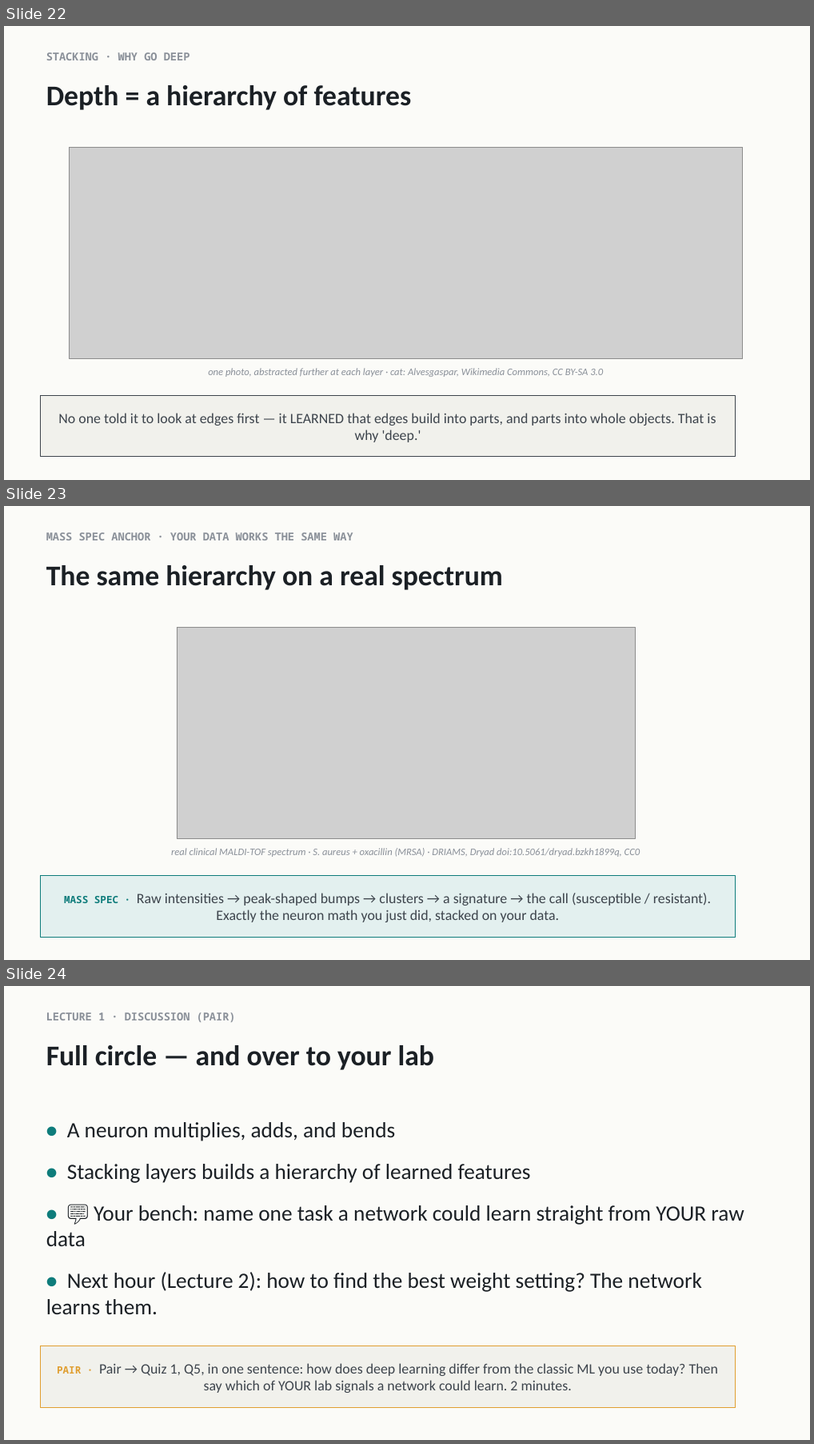
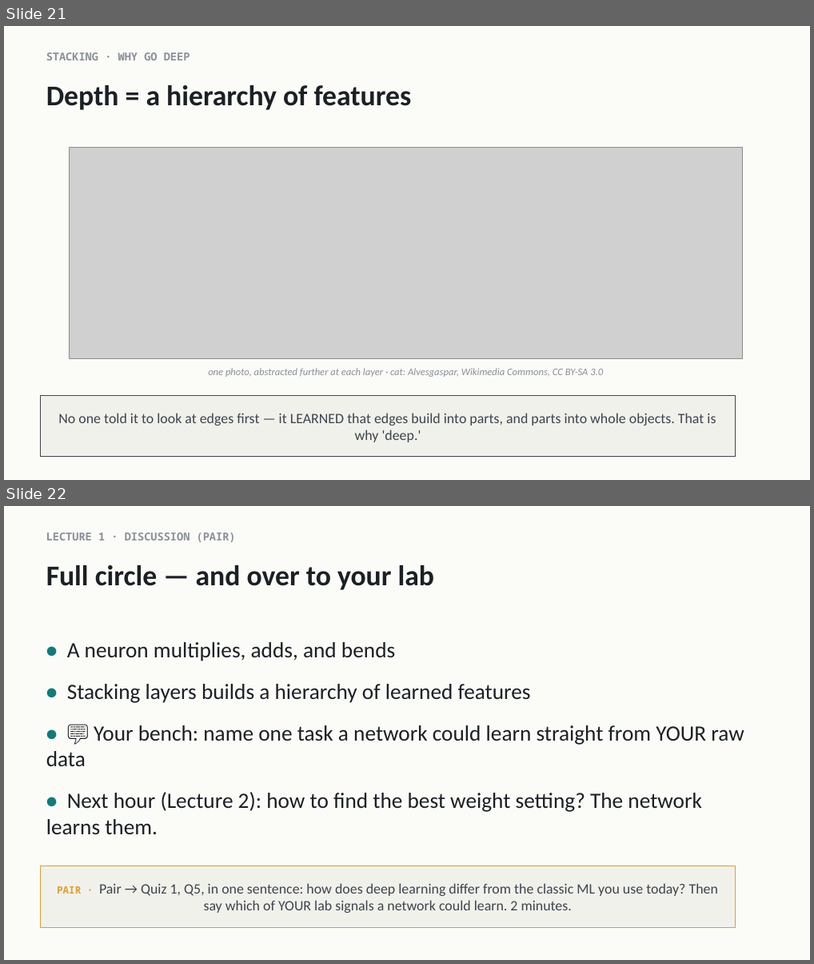
Before and after one commit to indigobio/msacl_dl_course, a slide deck: slides/pptx/lecture01_intro.pptx. Shown one above the other, each under a label of ours: slides 22, 23 and 24 before the commit, slides 21 and 22 after it. The pictures are 814x1444 and 814x964 pixels, drawn with LibreOffice and Linux fonts; fonts in the diff are those of the drawing; grey boxes stand for pictures. Boxes give left, top, right and bottom in pixels: in the first picture for what was removed or moved away, otherwise in the second. Text is boxed around its words. In the diff, an @@ line names an element or a change of style, - is before the commit and + after.

```diff
--- a/slides/pptx/lecture01_intro.pptx
+++ b/slides/pptx/lecture01_intro.pptx
@@ slide 23 removed at [4,506,810,960], background #FBFBF8 @@
@@ text removed at [46,532,354,540] @@
-MASS SPEC ANCHOR · YOUR DATA WORKS THE SAME WAY
@@ text removed at [46,565,503,590] @@
-The same hierarchy on a real spectrum
@@ picture removed at [177,627,636,839] @@
@@ text removed at [171,848,641,856] @@
-real clinical MALDI-TOF spectrum · S. aureus + oxacillin (MRSA) · DRIAMS, Dryad doi:10.5061/dryad.bzkh1899q, CC0
@@ rectangle removed at [40,876,736,936] @@
-MASS SPEC · Raw intensities → peak-shaped bumps → clusters → a signature → the call (susceptible / resistant). Exactly the neuron math you just did, stacked on your data.
@@ what was slide 22 is now slide 21 @@
@@ what was slide 24 is now slide 22 @@
```
Also in this commit, not shown: 7 slides changed, 1 other slide removed, 3 other files.
